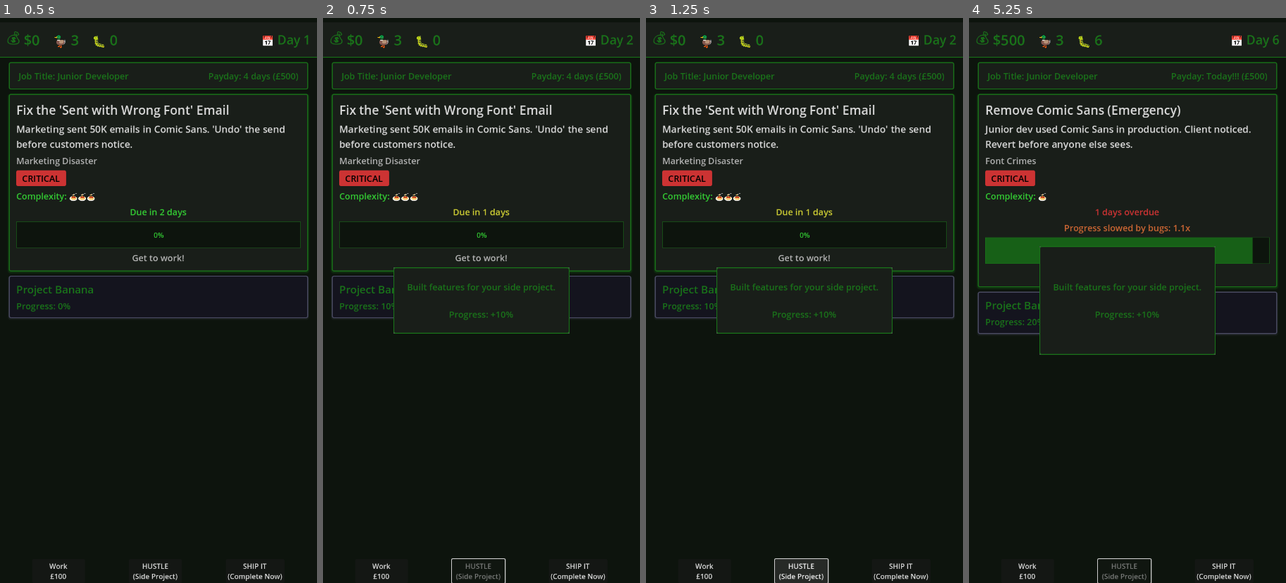
Above: before the commit, frames 1-4 (left to right).
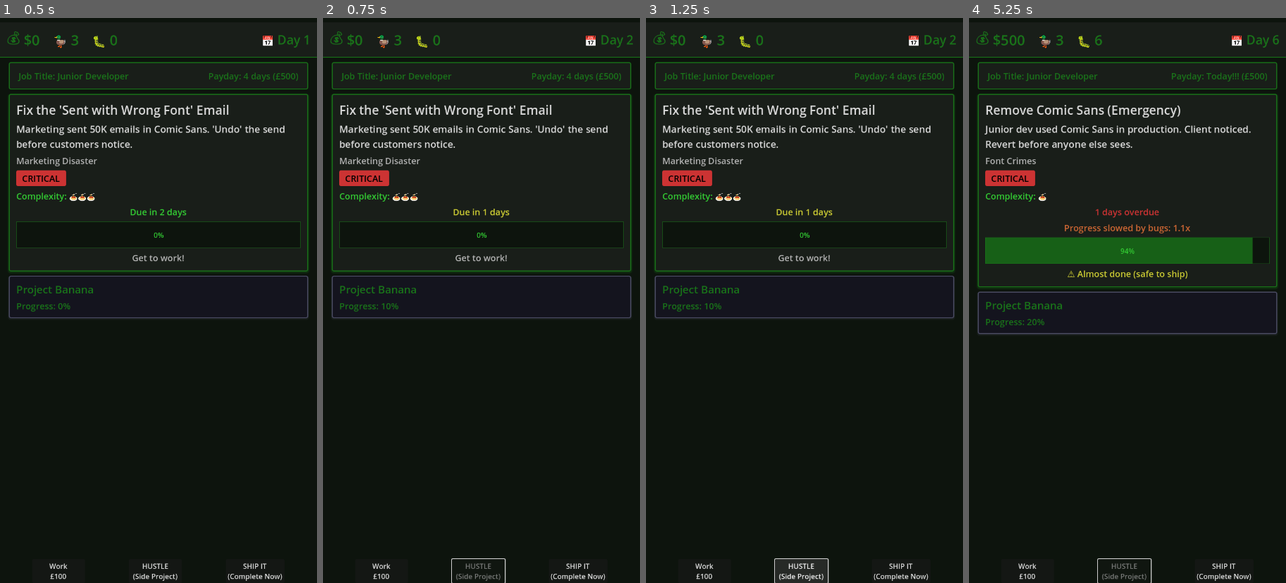
Above: after the commit, the same moments.

Repository: lmchoi/alt-f-this
Game: Godot game, scene res://scenes/game_ui.tscn
The game is run twice, just before and just after one commit, with the same random seed, the same clock (stepped at 60 frames per second) and the same inputs.
Inputs:
- Up to frame 1 (0.5 s): no input
- Up to frame 2 (0.75 s): click "HUSTLE (Side Project)" at 0.5 s
- Up to frame 3 (1.25 s): no input
- Up to frame 4 (5.25 s): click "Work £100" at 1.25 s; click "SHIP IT (Complete Now)" at 2 s; click "Ship It Now" at 2.75 s; click "Work £100" at 3.5 s; click "Ask for Extension" at 4.25 s; click "HUSTLE (Side Project)" at 5 s

Frame 1 is identical in both runs. In frame 2, 1.0% of the frame differs, in the area x 22-78%, y 44-56%; in frame 3, 1.0%; in frame 4, 2.7%, in the area x 22-78%, y 40-60%.

Commit message:
Remove HUSTLE event popup for faster gameplay flow

Diff:
--- a/autoloads/game_manager.gd
+++ b/autoloads/game_manager.gd
@@ -300,8 +300,6 @@
 	side_project.progress = min(100, side_project.progress + progress_gain)
 	side_project_updated.emit(side_project)
 
-	event_occurred.emit({"text": "Built features for your side project.\n\nProgress: +%d%%" % progress_gain, "money": 0, "ducks": 0})
-
 	return ActionOutcome.NORMAL
 
 func get_ship_quality_message(progress: int) -> String:
